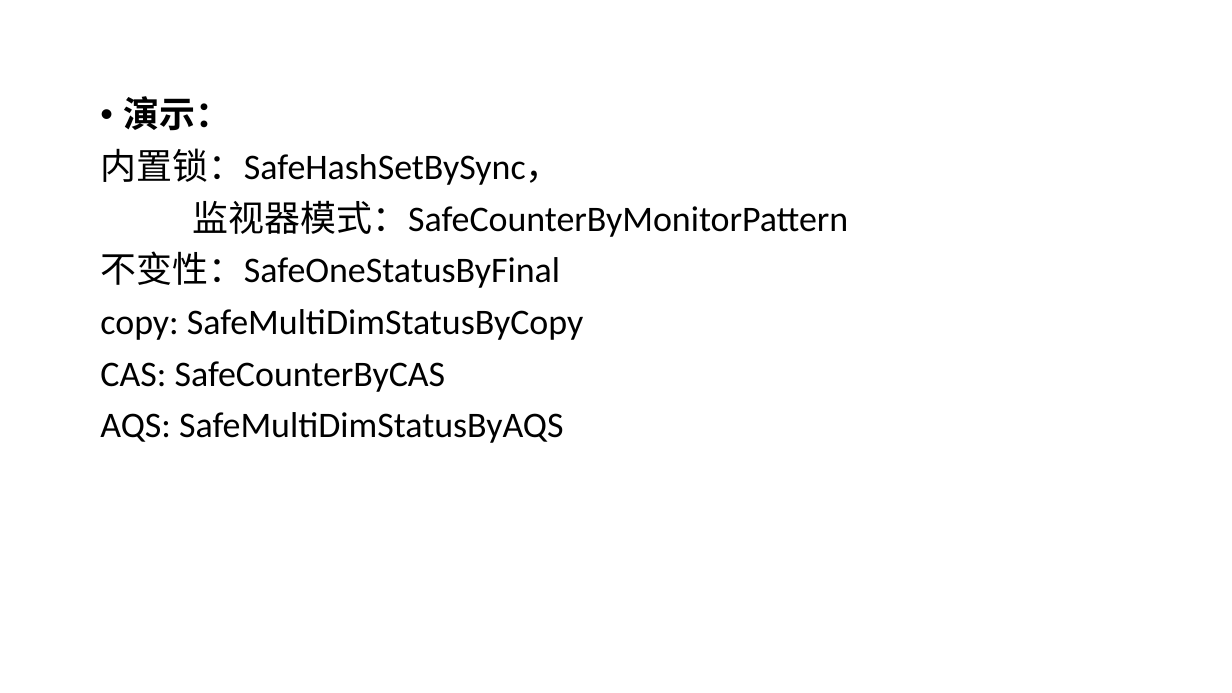
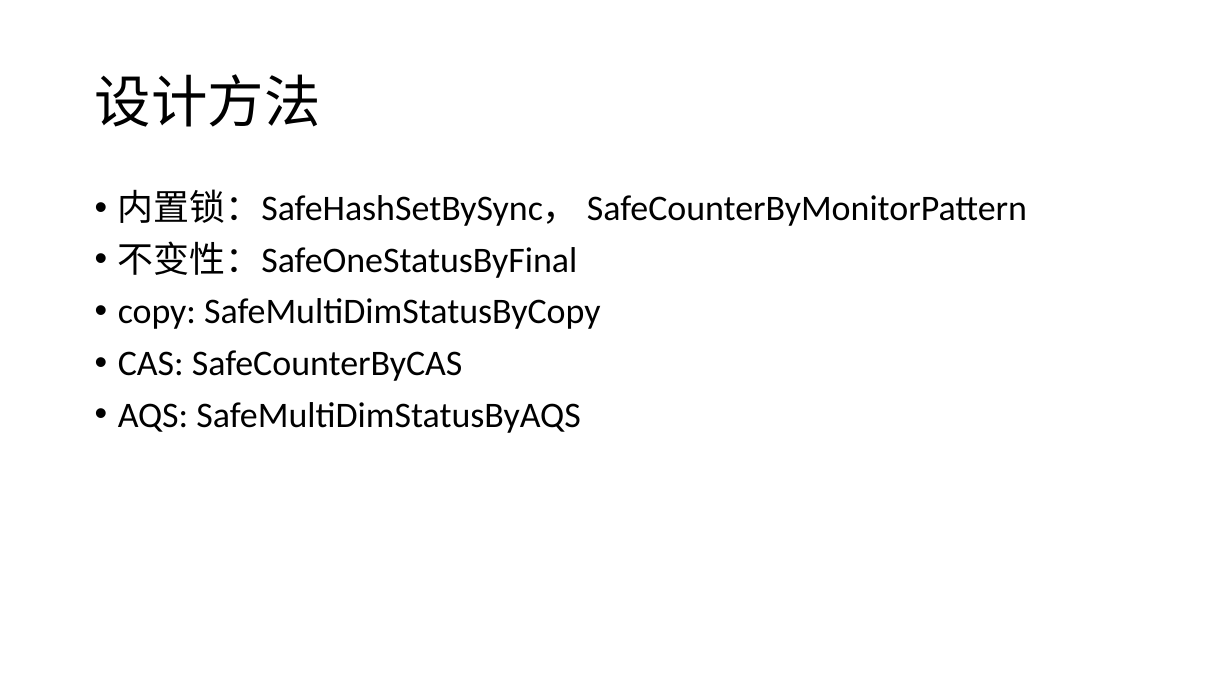
Before and after one commit to GerogeLeon/multithread_demo, a slide deck: slide 21 of JAVA并发编程.pptx. Drawn at 1232x693 pixels with LibreOffice and Linux fonts; fonts in the diff are those of the drawing. Boxes give left, top, right and bottom in pixels: in the first picture for what was removed or moved away, otherwise in the second. Text is boxed around its words. In the diff, an @@ line names an element or a change of style, - is before the commit and + after.

```diff
--- a/JAVA并发编程.pptx
+++ b/JAVA并发编程.pptx
@@ title added at [95,74,321,127], 44 pt, text #000000 @@
+设计方法
@@ text "内置锁：SafeHashSetBySync， SafeCounterByMonitorPattern": place and size @@
-text "内置锁：SafeHashSetBySync， SafeCounterByMonitorPattern" at [100,96,848,443]
+text "内置锁：SafeHashSetBySync， SafeCounterByMonitorPattern" at [118,189,1027,433]
@@ text at [118,189,1027,226]: text changed @@
-• 演示：
-内置锁：SafeHashSetBySync，
-监视器模式：SafeCounterByMonitorPattern
+• 内置锁：SafeHashSetBySync， SafeCounterByMonitorPattern
@@ text at [118,241,600,433]: bullet none to • @@
```
Also in this commit, not shown: 10 other slides changed, 20 other files.
